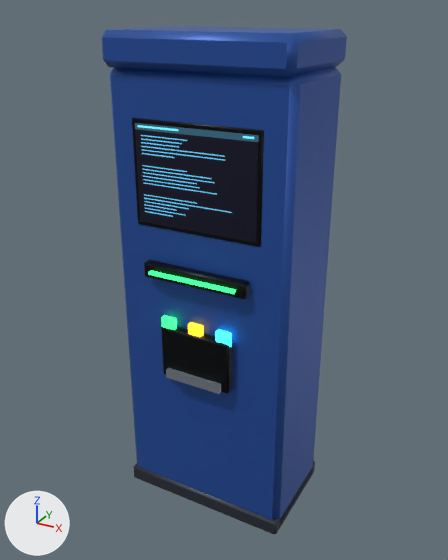
A saved change to the glTF model godot/models/terminal/terminal_ticket_kiosk.glb.
The view is the same before and after, from a 50 mm camera at (0.914, -1.667, 1.657) aimed at (-0.002, -0.001, 0.824). Lighting does not change. The marker at lower left points along +X, +Y and +Z. The picture after the commit comes second. Vertices at exactly the same position are counted once.

The first picture shows 'terminal_ticket_kiosk'.
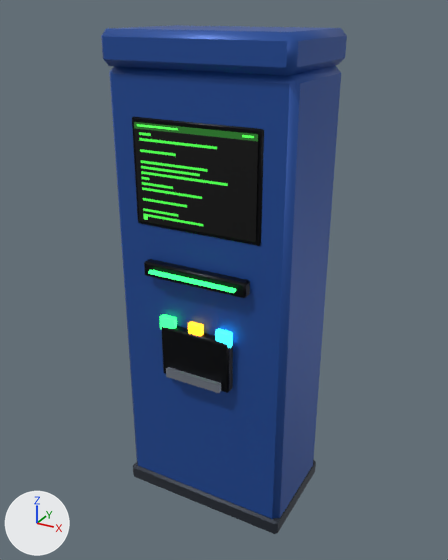
Edits to the bpy script that builds the scene:
```text
Add img_terminal:
    img_terminal = load_image('terminal', '_unpacked/terminal', 256, 256, 'sRGB')
Add mat_screen_terminal:
    mat_screen_terminal = bpy.data.materials.new('screen_terminal')
    # colours: black #000000
    # uses the picture img_terminal
Change me_body:
    where me_body.from_pydata(...)  # 236 vertices, 422 faces; spans x -0.3..0.3, y -0.22..0.2, z 0.0..1.6
    used by ob_terminal_ticket_kiosk; location = (0.0, 0.0, 0.0)
    me_body part 1: all 2 faces that had it switch from mat_screen_text to mat_screen_terminal
Change ob_terminal_ticket_kiosk:
    ob_terminal_ticket_kiosk.location: (0.0, 0.0, 0.0) -> (0.0, 0.0, 0.003)
```

Changed parts and their boxes [x1, y1, x2, y2] in the pictures (448 x 560 px):
'terminal_ticket_kiosk', recoloured, moved
    before: [101, 26, 347, 534]
    after: [101, 25, 347, 534]
part 1 of me_body, recoloured
    both: [135, 123, 258, 242]
